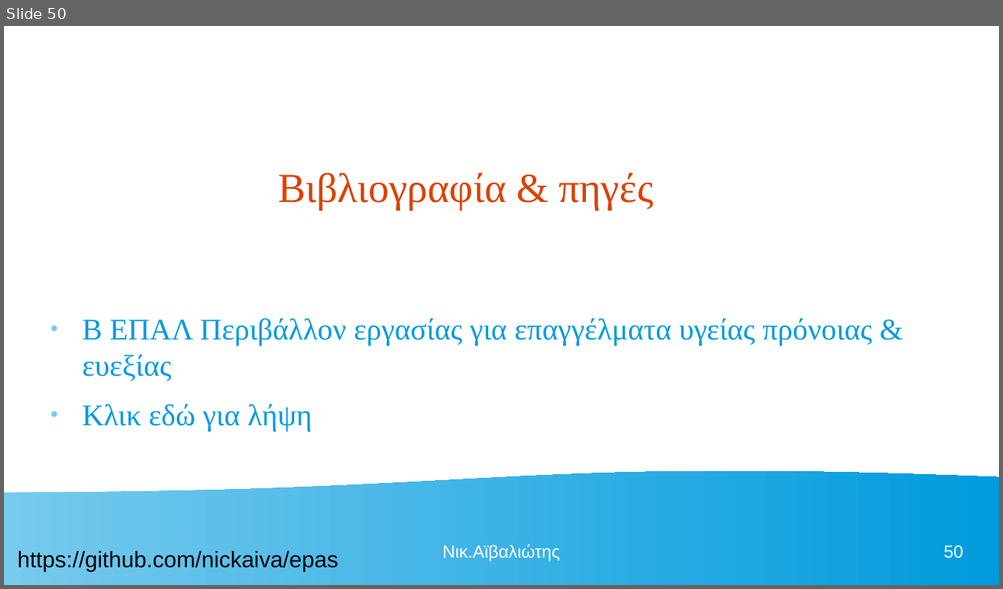
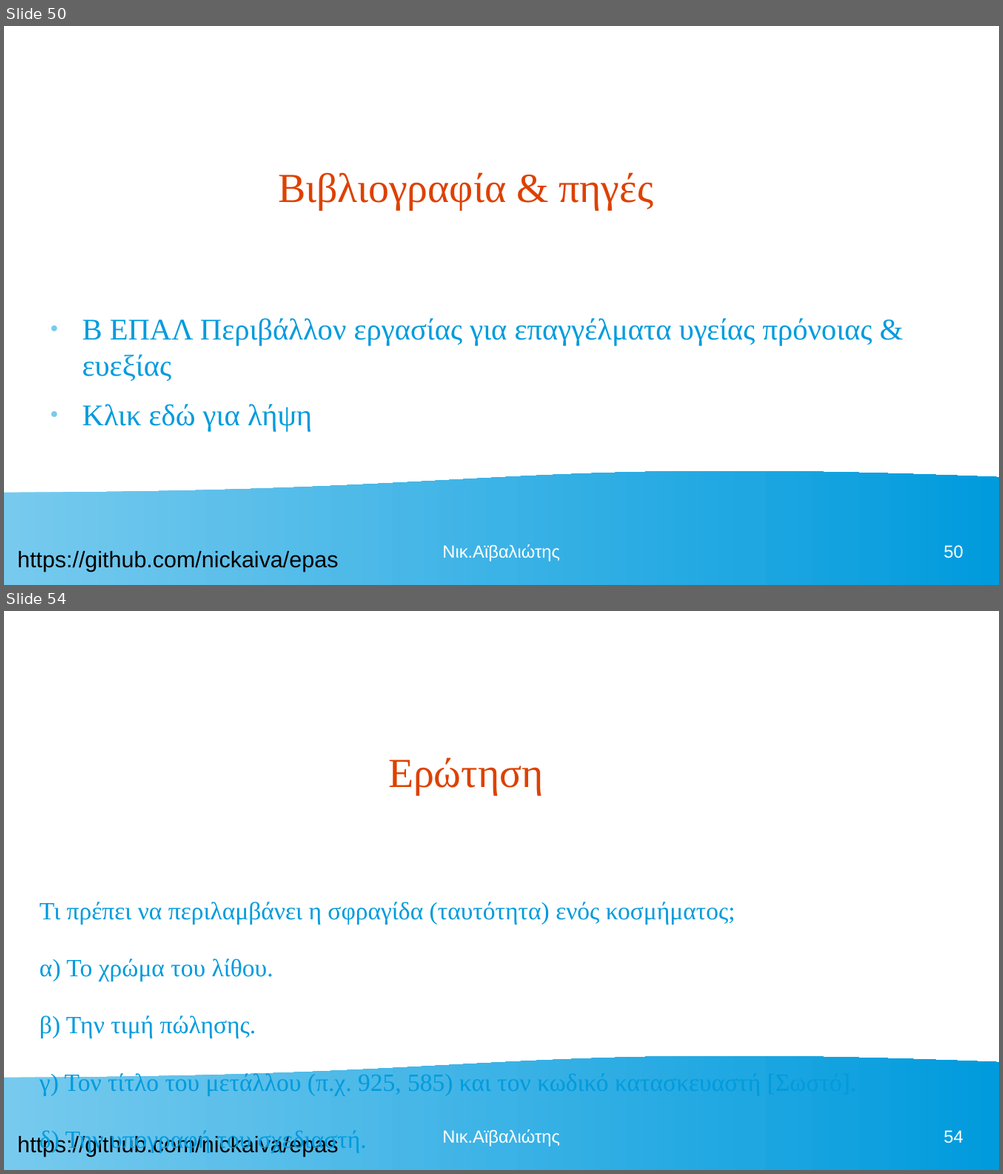
Before and after one commit to nickaiva/epas, a slide deck: ΠΕΡΙΒΑΛΛΟΝ ΕΡΓΑΣΙΑΣ.odp. Shown one above the other, each under a label of ours: slide 50 before the commit, slides 50 and 54 after it; the slides between them are not shown. The pictures are 1003x589 and 1003x1174 pixels, drawn with LibreOffice and Linux fonts; fonts in the diff are those of the drawing. Boxes give left, top, right and bottom in pixels: in the first picture for what was removed or moved away, otherwise in the second. Text is boxed around its words. In the diff, an @@ line names an element or a change of style, - is before the commit and + after.

```diff
--- a/ΠΕΡΙΒΑΛΛΟΝ ΕΡΓΑΣΙΑΣ.odp
+++ b/ΠΕΡΙΒΑΛΛΟΝ ΕΡΓΑΣΙΑΣ.odp
@@ slide 54 added at (4,611,999,1170), background #FFFFFF; not listed: 2 template elements that a slide beside it also shows @@
@@ title added at (388,758,543,795), 33 pt, text #DD4100 @@
+Ερώτηση
@@ text added at (40,902,735,1153), 19.8 pt, text #009BDD @@
+Τι πρέπει να περιλαμβάνει η σφραγίδα (ταυτότητα) ενός κοσμήματος;
+α) Το χρώμα του λίθου.
+β) Την τιμή πώλησης.
+γ) Τον τίτλο του μετάλλου (π.χ. 925, 585) και τον κωδικό κατασκευαστή [Σωστό].
+δ) Την υπογραφή του σχεδιαστή.
@@ text added at (442,1130,560,1147), 14 pt, text #FFFFFF @@
+Νικ.Αϊβαλιώτης
@@ page number added at (943,1130,962,1144), 14 pt, text #FFFFFF @@
+54
```
Also in this commit, not shown: 6 other slides added, 2 other files.
